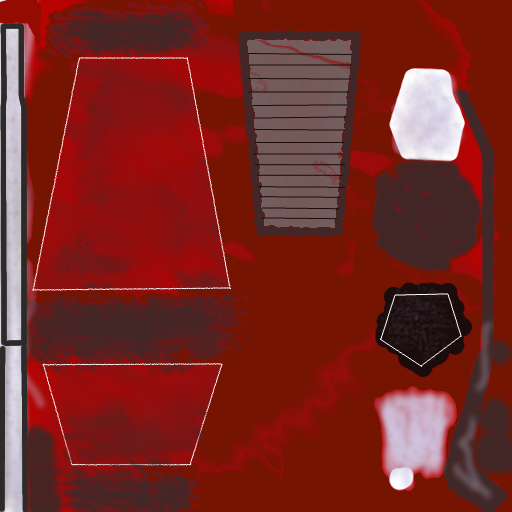
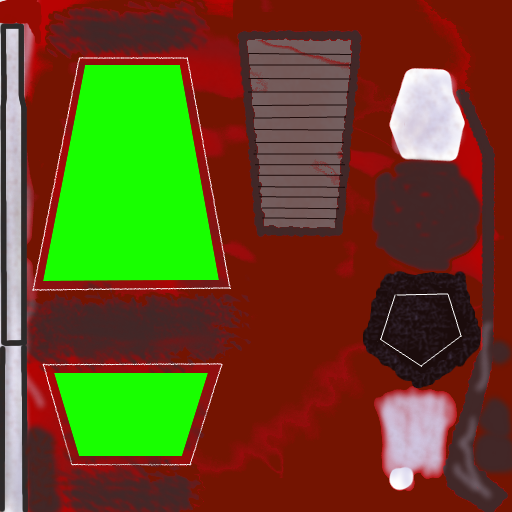
Layer changes from the first (512, 512) image to the second:
added layer "teamcolor" above "color" over left=43, top=65, right=219, bottom=456
painted on "color" over left=363, top=271, right=481, bottom=388
